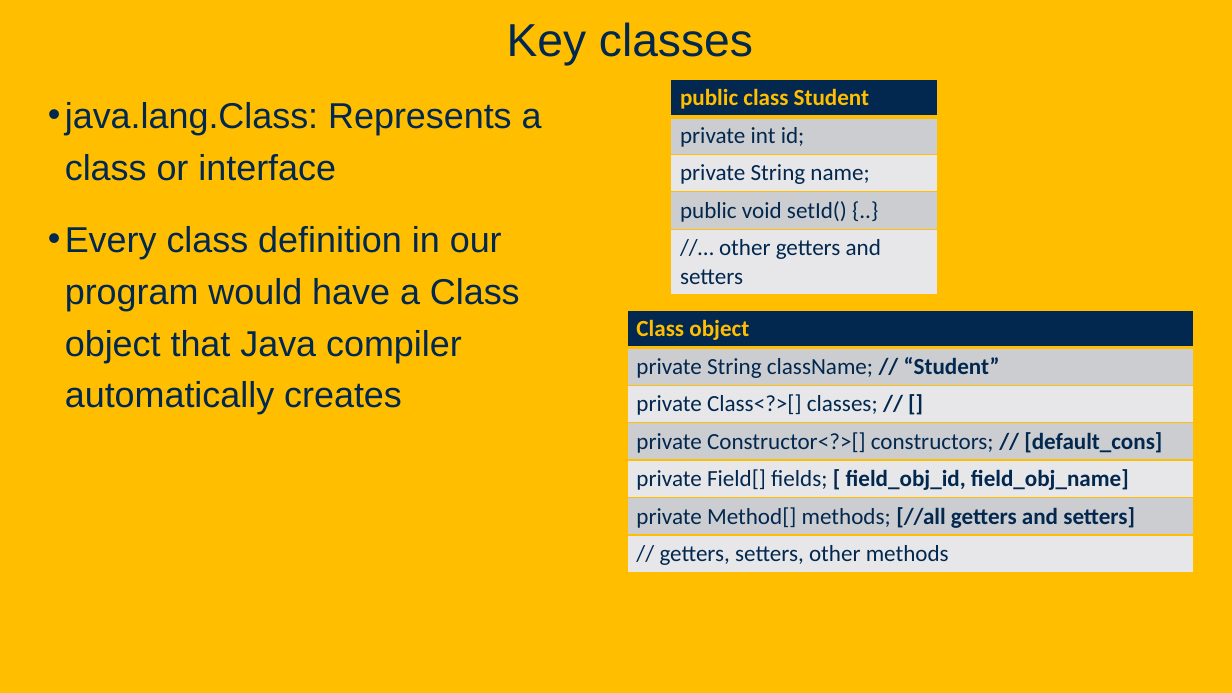
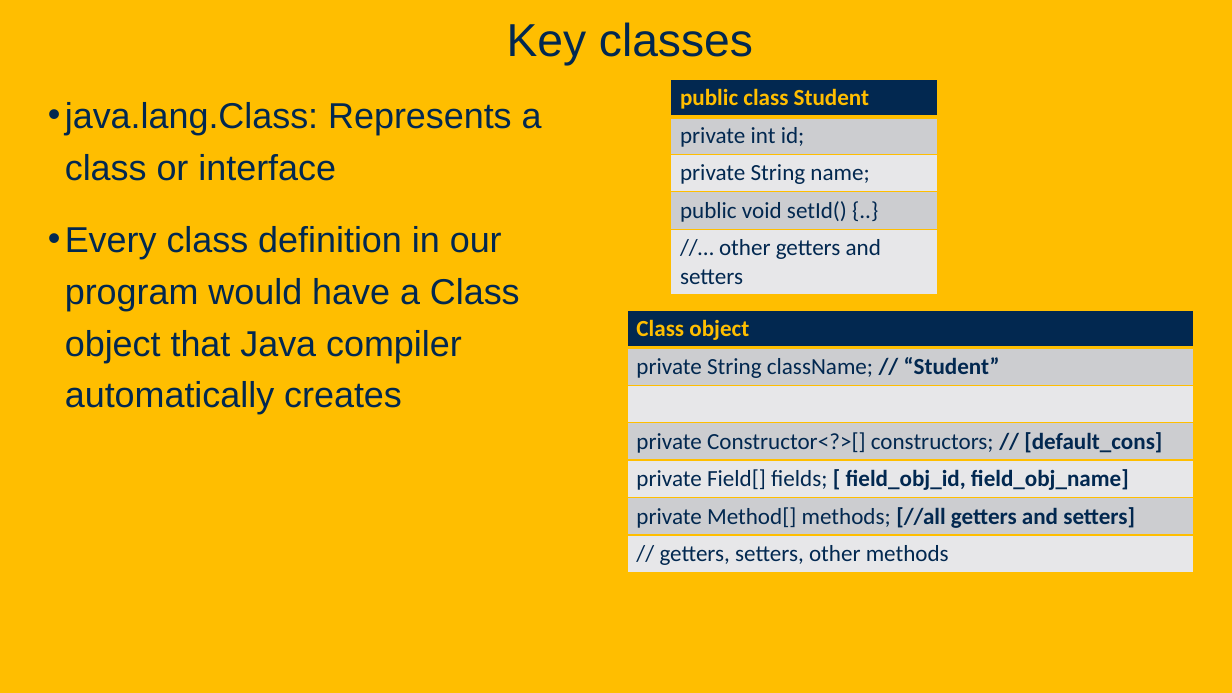
Before and after one commit to davsec-teaching/ecs160-f25, a slide deck: slide 16 of slides/5_annotations_and_reflection.pptx (slide 15 before the commit). Drawn at 1232x693 pixels with LibreOffice and Linux fonts; fonts in the diff are those of the drawing; background and template pictures are left out. Boxes give left, top, right and bottom in pixels: in the first picture for what was removed or moved away, otherwise in the second. Text is boxed around its words. In the diff, an @@ line names an element or a change of style, - is before the commit and + after.

```diff
--- a/slides/5_annotations_and_reflection.pptx
+++ b/slides/5_annotations_and_reflection.pptx
@@ table at [628, 311, 1194, 573] @@
-row 3, column 1: private Class<?>[] classes; // []
+row 3, column 1: 
```
Also in this commit, not shown: 10 other slides changed, 9 slides added, 1 slide removed.
